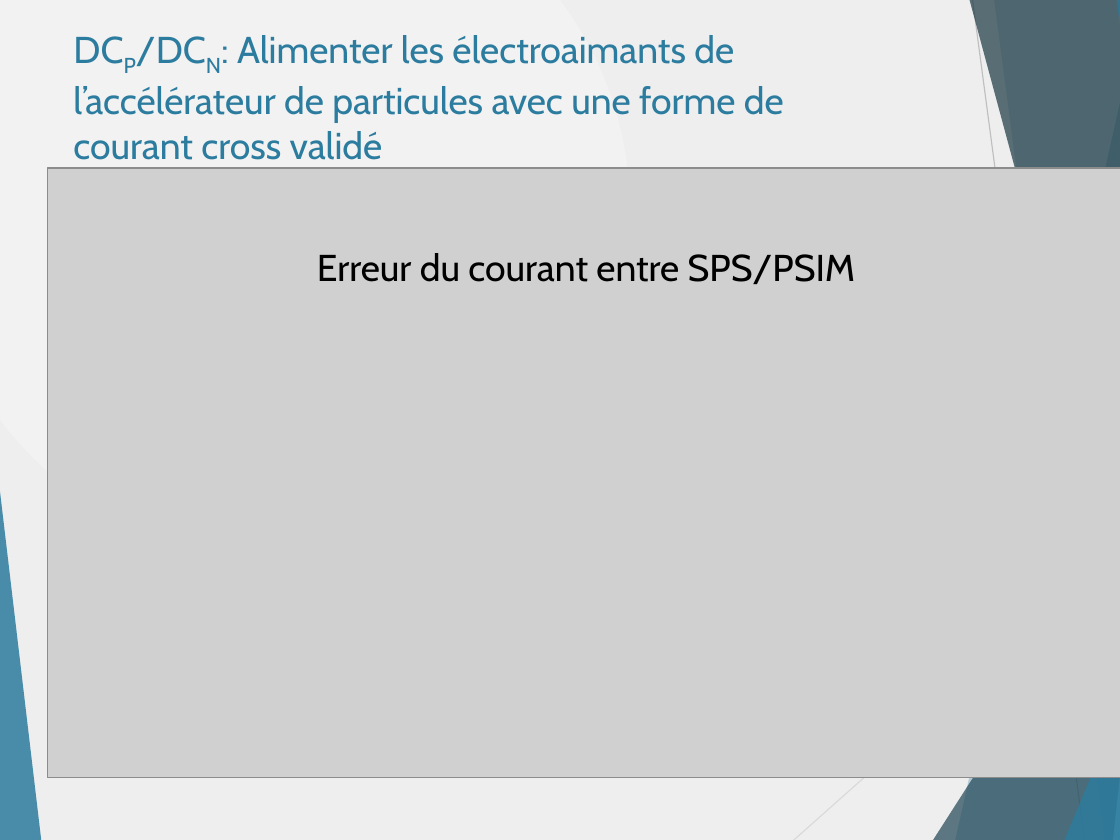
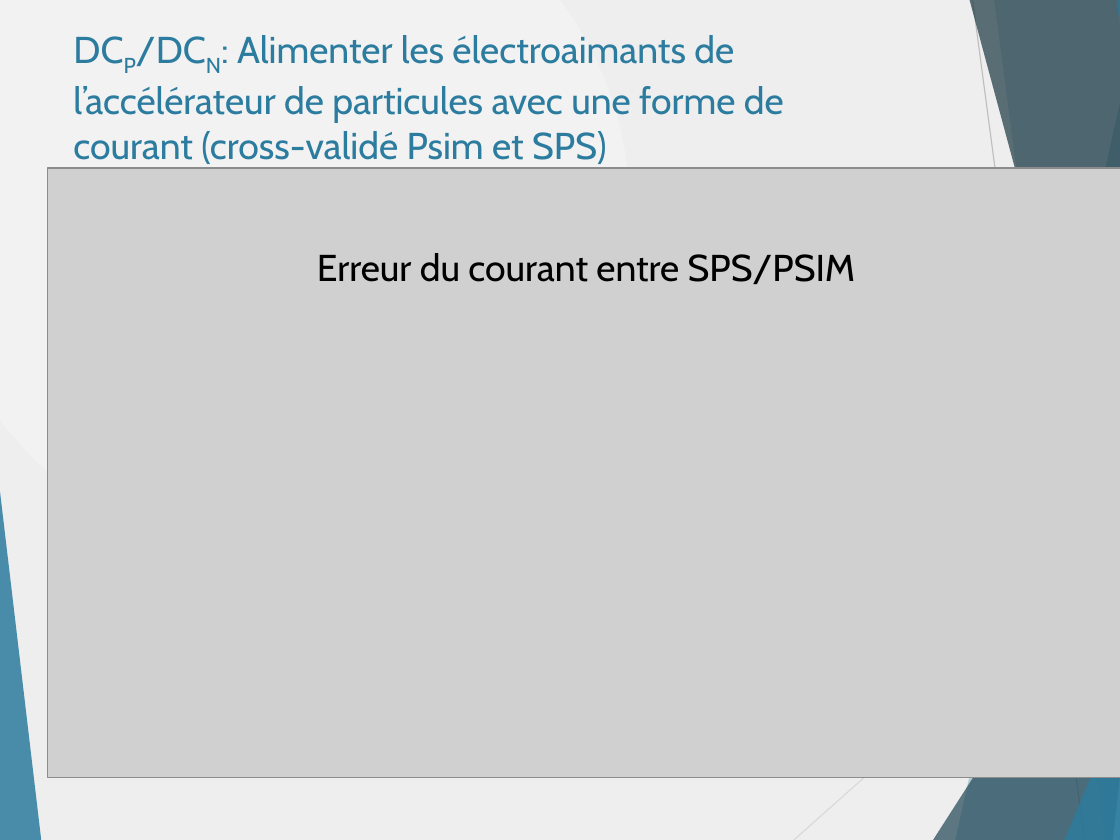
Before and after one commit to danthib76/DesignIV, a slide deck: slide 15 of Remise/Remise 3/RAE.pptx. Drawn at 1120x840 pixels with LibreOffice and Linux fonts; fonts in the diff are those of the drawing; grey boxes stand for pictures. Boxes give left, top, right and bottom in pixels: in the first picture for what was removed or moved away, otherwise in the second. Text is boxed around its words. In the diff, an @@ line names an element or a change of style, - is before the commit and + after.

Commit message:
RAE version 1
Il ne reste que les avancements sur le contrôle avec Excel à faire

```diff
--- a/Remise/Remise 3/RAE.pptx
+++ b/Remise/Remise 3/RAE.pptx
@@ title at box(73, 35, 784, 164): text changed @@
-DCP/DCN: Alimenter les électroaimants de l’accélérateur de particules avec une forme de courant cross validé
+DCP/DCN: Alimenter les électroaimants de l’accélérateur de particules avec une forme de courant (cross-validé Psim et SPS)
```
Also in this commit, not shown: 8 other slides changed, 3 slides added, 1 slide removed, 4 other files.
